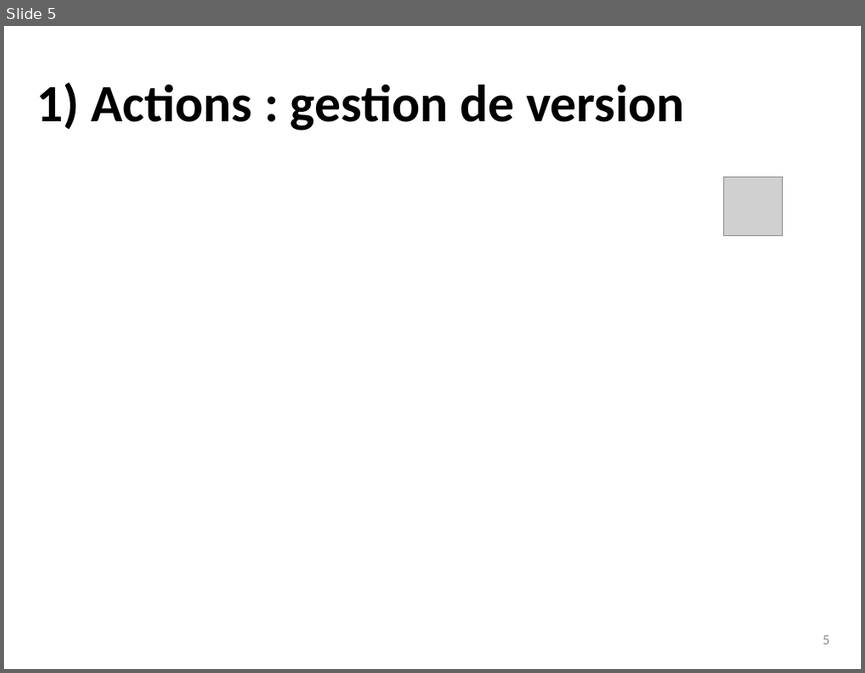
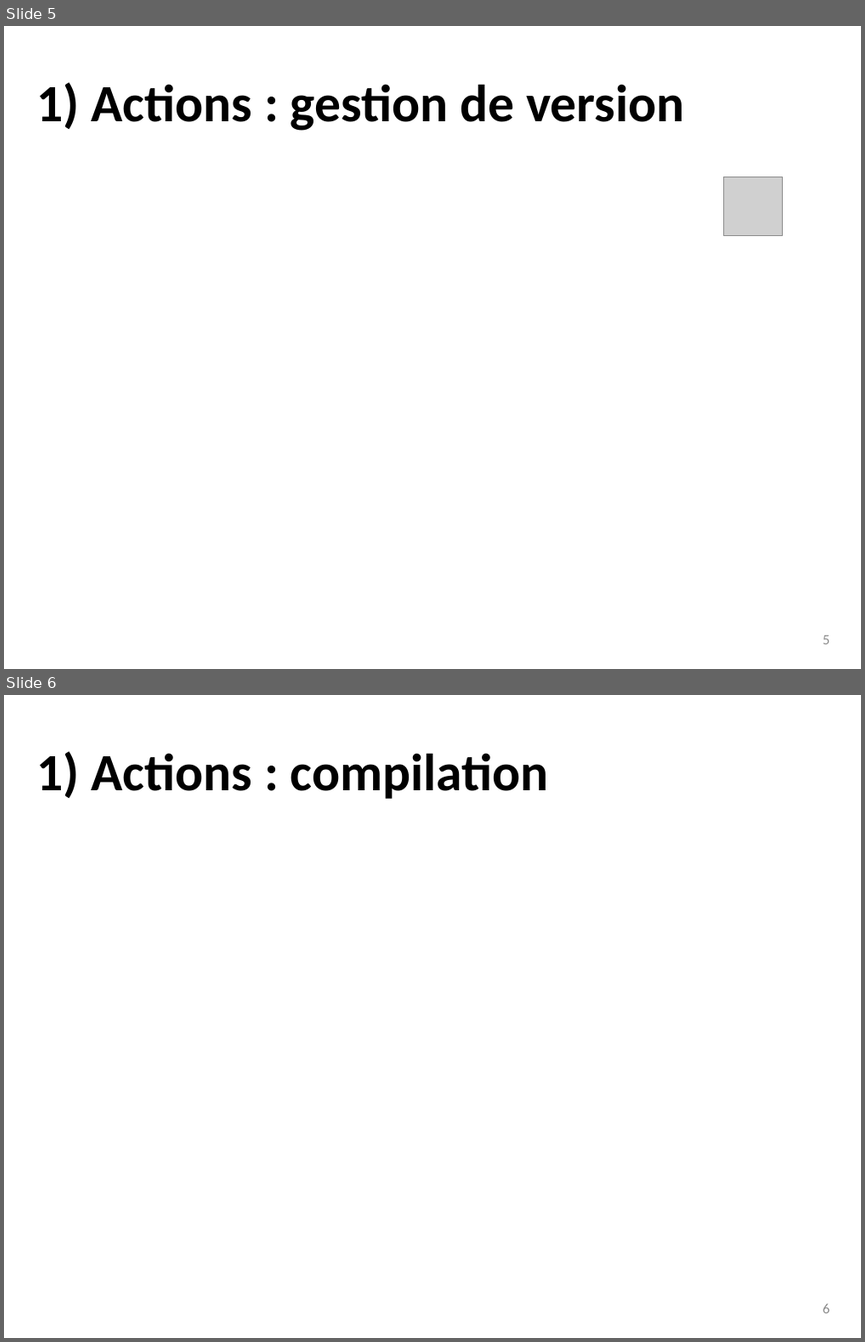
Before and after one commit to dosi-slides/2015_10_geomedia, a slide deck: slides.pptx. Shown one above the other, each under a label of ours: slide 5 before the commit, slides 5 and 6 after it. The pictures are 865x673 and 865x1342 pixels, drawn with LibreOffice and Linux fonts; fonts in the diff are those of the drawing; grey boxes stand for pictures. Boxes give left, top, right and bottom in pixels: in the first picture for what was removed or moved away, otherwise in the second. Text is boxed around its words. In the diff, an @@ line names an element or a change of style, - is before the commit and + after.

```diff
--- a/slides.pptx
+++ b/slides.pptx
@@ slide 6 added at (x1=4, y1=695, x2=861, y2=1338), background #FFFFFF @@
@@ title added at (x1=36, y1=751, x2=549, y2=799), 44 pt, text #000000, bold @@
+1) Actions : compilation
@@ page number added at (x1=823, y1=1304, x2=829, y2=1313), 12 pt, text #8C8C8C @@
+6
```
Also in this commit, not shown: 4 slides changed, 6 other slides added.
